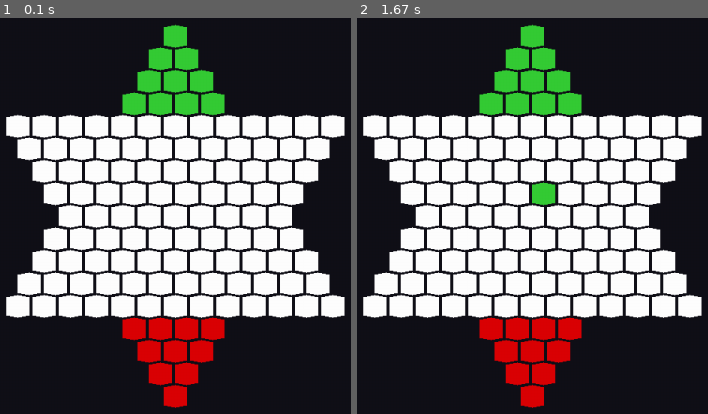
Above: before the commit, frames 1-2 (left to right).
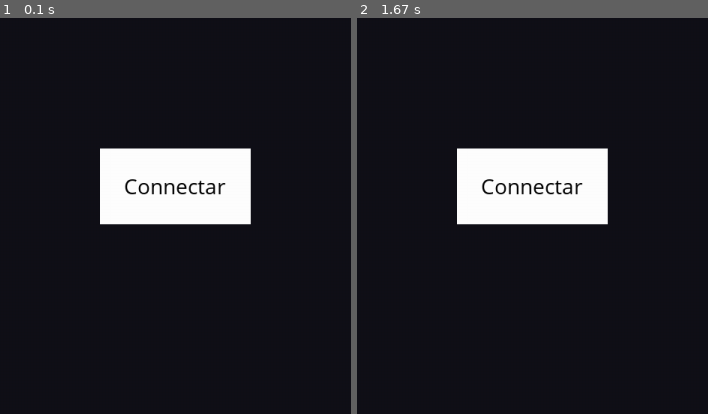
Above: after the commit, the same moments.

Repository: joaogabrielsg/chinese-checkers
Game: pygame game, started from app.py
Same seed, same stepped clock (60 frames per second), same inputs: the game is played once before the commit and once after it.
Inputs (mouse positions are in pixels of both pictures, inside the frame that each line leads up to):
- Up to frame 1 (0.1 s): no input
- Up to frame 2 (1.67 s): click (532, 184) at 0.38 s, where only the run after the commit has a clickable "Connectar"

The runs differ from the first frame. In frame 1, 39% of the frame differs, in the area x 1-99%, y 1-99%; in frame 2, 40%.

Commit message:
Add button component

Diff:
--- a/app.py
+++ b/app.py
@@ -1,17 +1,24 @@
+import pygame
 from game.game import Game
 from containers.table import Table
+from containers.start_connection import StartConnection
 
 
 def main():
+    pygame.font.init()
+    game = Game((1200, 700), 'Chinese Checkers', False)
+
     # client = Client('localhost', 65432)
     #
     # client.start_connection()
 
-    game = Game((1200, 700), 'Chinese Checkers', False)
-    # pin = Cell((255, 255, 255), (100, 100), 50)
-    table = Table((600, 100))
+    table = StartConnection((600, 200))
 
     table.render(game)
+
+    # table = Table((600, 100))
+    #
+    # table.render(game)
 
     game.start()
 
--- /dev/null
+++ b/components/button.py
@@ -0,0 +1,37 @@
+import pygame
+from game.game_object import GameObject
+
+
+class Button(GameObject):
+    def __init__(self, position, size, title, onClick, color=(255, 255, 255)):
+        GameObject.__init__(self, position, pygame.Rect(position[0] - size, position[1] - size / 2, size * 2, size))
+        self.size = size
+        self.color = color
+        self.title = title
+        self.onClick = onClick
+
+    def set_color(self, new_color):
+        self.color = new_color
+
+    def update(self, screen, dt):
+        pass
+
+    def on_click(self):
+        self.onClick()
+
+    def render(self, screen):
+        position = self.get_position()
+        size = self.size
+        vertices = [(position[0] - size, position[1] - size / 2),
+                    (position[0] - size, position[1] + size / 2),
+                    (position[0] + size, position[1] + size / 2),
+                    (position[0] + size, position[1] - size / 2)]
+
+        pygame.draw.polygon(screen, self.color, vertices)
+
+        font = pygame.font.SysFont('Comic Sans MS', 30)
+        text = font.render(self.title, True, (0, 0, 0))
+        textRect = text.get_rect()
+        textRect.center = self.position
+
+        screen.blit(text, textRect)
--- a/components/cell.py
+++ b/components/cell.py
@@ -27,11 +27,6 @@
         else:
             self.set_color(GREEN)
 
-    @staticmethod
-    def render_component(screen, color, position, size):
-        cell = Cell(color, position, size)
-        cell.render(screen)
-
     def render(self, screen):
         position = self.get_position()
         size = self.size
--- /dev/null
+++ b/containers/start_connection.py
@@ -0,0 +1,17 @@
+import json
+from game.game_object import GameObject
+from components.button import Button
+
+
+class StartConnection(GameObject):
+    def __init__(self, position):
+        GameObject.__init__(self, position)
+        self.position = position
+        self.cells = []
+
+    def on_connect(self):
+        print('Clicou')
+
+    def render(self, game):
+        button = Button((self.position[0], self.position[1] + 100), 100, 'Connectar', self.on_connect)
+        game.add_component(button)
--- a/containers/table.py
+++ b/containers/table.py
@@ -43,7 +43,7 @@
     @staticmethod
     def import_file(path):
         try:
-            json_file = open('table_cells.json')
+            json_file = open(path)
             return json.load(json_file)['cells_list']
 
         except:
--- /dev/null
+++ b/external_components/pygame_textinput.py
@@ -0,0 +1,170 @@
+import os.path
+
+import pygame
+import pygame.locals as pl
+
+pygame.font.init()
+
+
+class TextInput:
+    """
+    This class lets the user input a piece of text, e.g. a name or a message.
+    This class let's the user input a short, one-lines piece of text at a blinking cursor
+    that can be moved using the arrow-keys. Delete, home and end work as well.
+    """
+    def __init__(
+            self,
+            initial_string="",
+            font_family="",
+            font_size=35,
+            antialias=True,
+            text_color=(0, 0, 0),
+            cursor_color=(0, 0, 1),
+            repeat_keys_initial_ms=400,
+            repeat_keys_interval_ms=35):
+        """
+        :param initial_string: Initial text to be displayed
+        :param font_family: name or list of names for font (see pygame.font.match_font for precise format)
+        :param font_size:  Size of font in pixels
+        :param antialias: Determines if antialias is applied to font (uses more processing power)
+        :param text_color: Color of text (duh)
+        :param cursor_color: Color of cursor
+        :param repeat_keys_initial_ms: Time in ms before keys are repeated when held
+        :param repeat_keys_interval_ms: Interval between key press repetition when helpd
+        """
+
+        # Text related vars:
+        self.antialias = antialias
+        self.text_color = text_color
+        self.font_size = font_size
+        self.input_string = initial_string  # Inputted text
+
+        if not os.path.isfile(font_family):
+            font_family = pygame.font.match_font(font_family)
+
+        self.font_object = pygame.font.Font(font_family, font_size)
+
+        # Text-surface will be created during the first update call:
+        self.surface = pygame.Surface((1, 1))
+        self.surface.set_alpha(0)
+
+        # Vars to make keydowns repeat after user pressed a key for some time:
+        self.keyrepeat_counters = {}  # {event.key: (counter_int, event.unicode)} (look for "***")
+        self.keyrepeat_intial_interval_ms = repeat_keys_initial_ms
+        self.keyrepeat_interval_ms = repeat_keys_interval_ms
+
+        # Things cursor:
+        self.cursor_surface = pygame.Surface((int(self.font_size/20+1), self.font_size))
+        self.cursor_surface.fill(cursor_color)
+        self.cursor_position = len(initial_string)  # Inside text
+        self.cursor_visible = True  # Switches every self.cursor_switch_ms ms
+        self.cursor_switch_ms = 500  # /|\
+        self.cursor_ms_counter = 0
+
+        self.clock = pygame.time.Clock()
+
+    def update(self, events):
+        for event in events:
+            if event.type == pygame.KEYDOWN:
+                self.cursor_visible = True  # So the user sees where he writes
+
+                # If none exist, create counter for that key:
+                if event.key not in self.keyrepeat_counters:
+                    self.keyrepeat_counters[event.key] = [0, event.unicode]
+
+                if event.key == pl.K_BACKSPACE:
+                    self.input_string = (
+                        self.input_string[:max(self.cursor_position - 1, 0)]
+                        + self.input_string[self.cursor_position:]
+                    )
+
+                    # Subtract one from cursor_pos, but do not go below zero:
+                    self.cursor_position = max(self.cursor_position - 1, 0)
+                elif event.key == pl.K_DELETE:
+                    self.input_string = (
+                        self.input_string[:self.cursor_position]
+                        + self.input_string[self.cursor_position + 1:]
+                    )
+
+                elif event.key == pl.K_RETURN:
+                    return True
+
+                elif event.key == pl.K_RIGHT:
+                    # Add one to cursor_pos, but do not exceed len(input_string)
+                    self.cursor_position = min(self.cursor_position + 1, len(self.input_string))
+
+                elif event.key == pl.K_LEFT:
+                    # Subtract one from cursor_pos, but do not go below zero:
+                    self.cursor_position = max(self.cursor_position - 1, 0)
+
+                elif event.key == pl.K_END:
+                    self.cursor_position = len(self.input_string)
+
+                elif event.key == pl.K_HOME:
+                    self.cursor_position = 0
+
+                else:
+                    # If no special key is pressed, add unicode of key to input_string
+                    self.input_string = (
+                        self.input_string[:self.cursor_position]
+                        + event.unicode
+                        + self.input_string[self.cursor_position:]
+                    )
+                    self.cursor_position += len(event.unicode)  # Some are empty, e.g. K_UP
+
+            elif event.type == pl.KEYUP:
+                # *** Because KEYUP doesn't include event.unicode, this dict is stored in such a weird way
+                if event.key in self.keyrepeat_counters:
+                    del self.keyrepeat_counters[event.key]
+
+        # Update key counters:
+        for key in self.keyrepeat_counters:
+            self.keyrepeat_counters[key][0] += self.clock.get_time()  # Update clock
+
+            # Generate new key events if enough time has passed:
+            if self.keyrepeat_counters[key][0] >= self.keyrepeat_intial_interval_ms:
+                self.keyrepeat_counters[key][0] = (
+                    self.keyrepeat_intial_interval_ms
+                    - self.keyrepeat_interval_ms
+                )
+
+                event_key, event_unicode = key, self.keyrepeat_counters[key][1]
+                pygame.event.post(pygame.event.Event(pl.KEYDOWN, key=event_key, unicode=event_unicode))
+
+        # Re-render text surface:
+        self.surface = self.font_object.render(self.input_string, self.antialias, self.text_color)
+
+        # Update self.cursor_visible
+        self.cursor_ms_counter += self.clock.get_time()
+        if self.cursor_ms_counter >= self.cursor_switch_ms:
+            self.cursor_ms_counter %= self.cursor_switch_ms
+            self.cursor_visible = not self.cursor_visible
+
+        if self.cursor_visible:
+            cursor_y_pos = self.font_object.size(self.input_string[:self.cursor_position])[0]
+            # Without this, the cursor is invisible when self.cursor_position > 0:
+            if self.cursor_position > 0:
+                cursor_y_pos -= self.cursor_surface.get_width()
+            self.surface.blit(self.cursor_surface, (cursor_y_pos, 0))
+
+        self.clock.tick()
+        return False
+
+    def get_surface(self):
+        return self.surface
+
+    def get_text(self):
+        return self.input_string
+
+    def get_cursor_position(self):
+        return self.cursor_position
+
+    def set_text_color(self, color):
+        self.text_color = color
+
+    def set_cursor_color(self, color):
+        self.cursor_surface.fill(color)
+
+    def clear_text(self):
+        self.input_string = ""
+        self.cursor_position = 0
Empty file added: external_components/__init__.py
